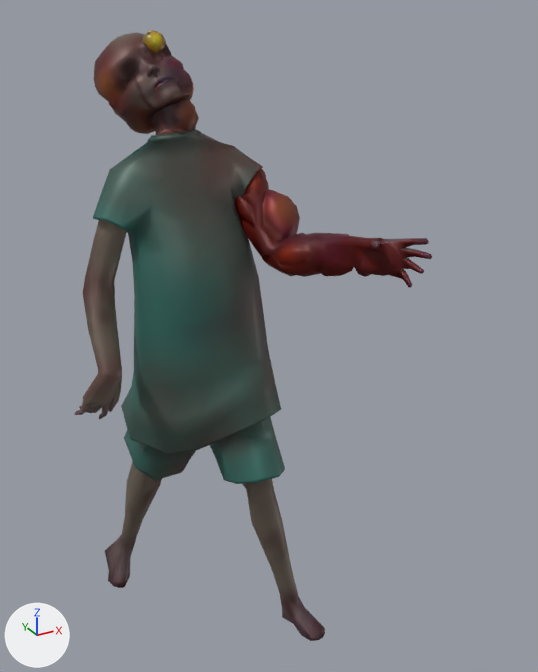
Before and after pictures for a commit that changed the FBX model FearFrog/Assets/Art/3D Models/Enemy/Monster.fbx.
Camera for both pictures: a 50 mm camera at (-0.89, -2.01, 2.18) aimed at (0.16, -0.09, 1.22). The lights are fixed; the arrows at lower left show +X, +Y and +Z. The first picture is the older version. Both versions are drawn at frame 30 of the action 'metarig|Walk'; the numbers are the values there.

In view in the first picture: 'Main' and 1 more.
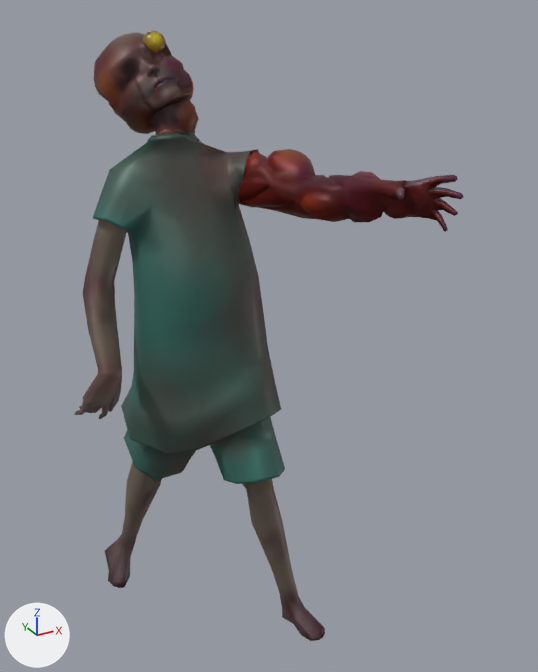
Boxes [x1, y1, x2, y2] around the edits, measured in the pictures (538 x 672 px):
'Main', posed (9% wider)
    before: [74, 32, 432, 641]
    after: [74, 32, 464, 641]
bone 'upper_arm.L', root to tip
    before: (240, 165) to (288, 248)
    after: (240, 165) to (312, 189)
bone 'forearm.L', root to tip
    before: (288, 248) to (346, 249)
    after: (312, 189) to (372, 194)

The edits, one by one:
Bone 'upper_arm.L' (bone_upper_arm_l) turns from (15, -7, -23) to (58, -10, -20) degrees about its own x, y and z.
Bone 'forearm.L' (bone_forearm_l) turns from (53, 5, 19) to (8, 28, -1) degrees about its own x, y and z.
